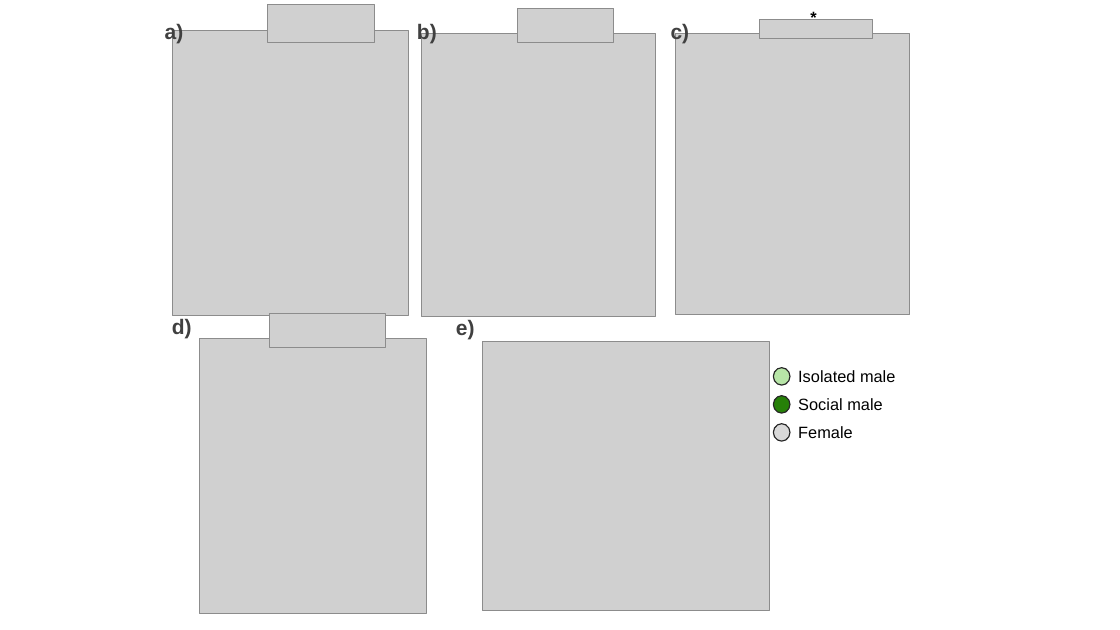
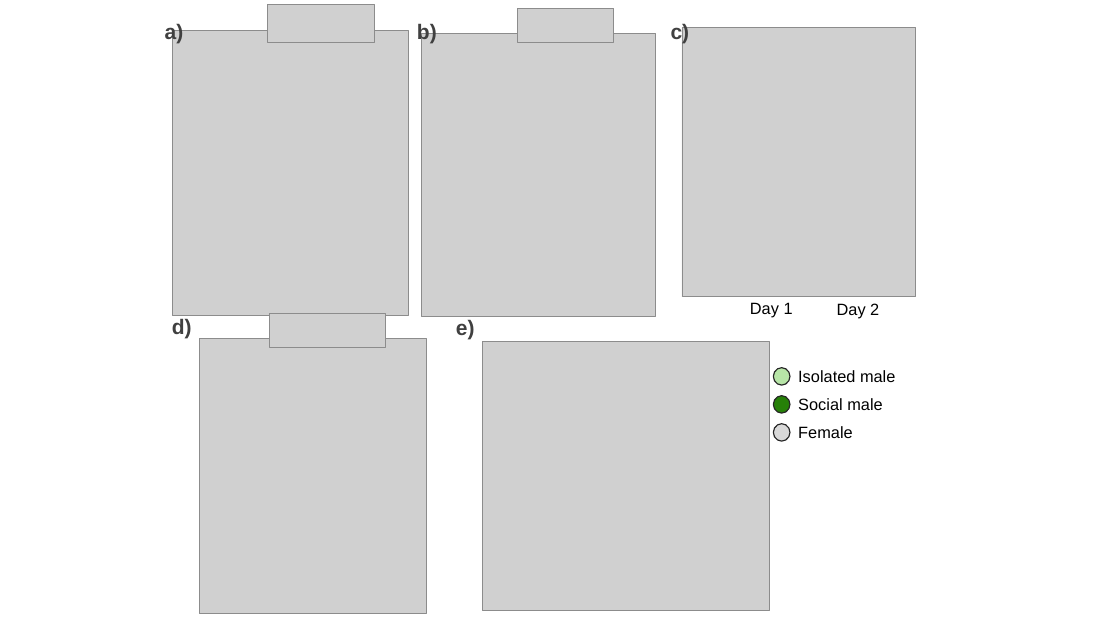
Before and after one commit to janyan33/bb_soc_exp, a slide deck: slide 4 of soc_exp_ms_figs.pptx. Drawn at 1120x630 pixels with LibreOffice and Linux fonts; fonts in the diff are those of the drawing; grey boxes stand for pictures. Boxes give left, top, right and bottom in pixels: in the first picture for what was removed or moved away, otherwise in the second. Text is boxed around its words. In the diff, an @@ line names an element or a change of style, - is before the commit and + after.

```diff
--- a/soc_exp_ms_figs.pptx
+++ b/soc_exp_ms_figs.pptx
@@ picture resized from (x1=676, y1=34, x2=910, y2=315) to (x1=682, y1=28, x2=917, y2=297) @@
@@ picture removed at (x1=760, y1=19, x2=873, y2=39) @@
@@ text removed at (x1=802, y1=3, x2=838, y2=32) @@
-*
@@ text added at (x1=750, y1=302, x2=793, y2=317), 14 pt, text #000000 @@
+Day 1
@@ text added at (x1=837, y1=303, x2=879, y2=318), 14 pt, text #000000 @@
+Day 2
```
Also in this commit, not shown: 2 other slides changed, 3 other files.
